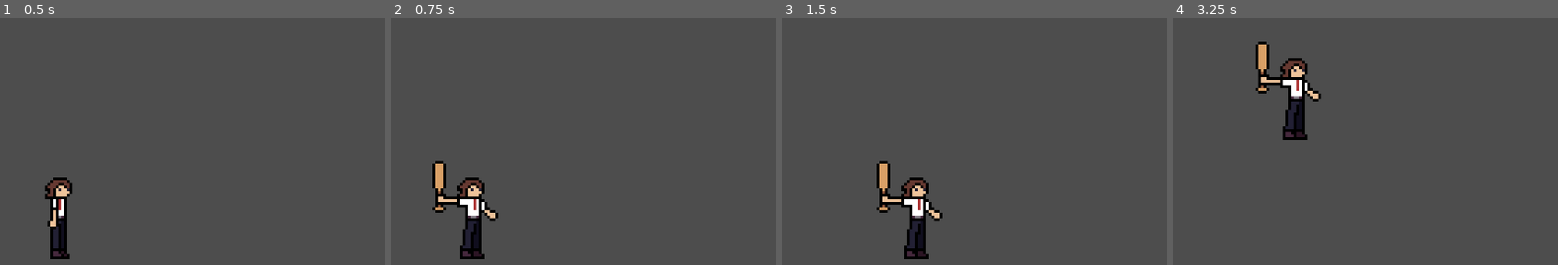
Above: before the commit, frames 1-4 (left to right).
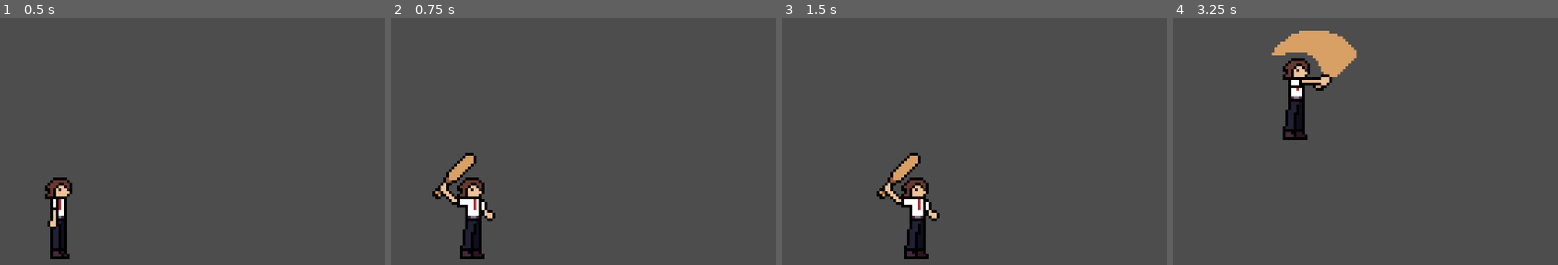
Above: after the commit, the same moments.

Repository: TroyGrogan/The-World-Is-Ending-And-Work-Starts-At-9
Game: Godot game, scene res://scenes/game.tscn
Same seed, same stepped clock (60 frames per second), same inputs: the game is played once before the commit and once after it.
Inputs (mouse positions are in pixels of both pictures, inside the frame that each line leads up to):
- Up to frame 1 (0.5 s): no input
- Up to frame 2 (0.75 s): tap Enter at 0.5 s; move the mouse to (622, 185) at 0.52 s; hold Right (move_right) from 0.53 s (still down); click (622, 185) at 0.6 s
- Up to frame 3 (1.5 s): keep holding Right (move_right); tap Space (jump) at 0.77, 1.07 s; right-click (1013, 185) at 0.8 s; move the mouse to (outside the picture) at 1.27 s; right-click (outside the picture) at 1.35 s
- Up to frame 4 (3.25 s): tap Space (jump) at 1.52, 1.55, 1.82, 2.1, 3.02 s; move the mouse to (1311, 109) at 2.02 s; release Right (move_right) at 2.03 s; hold Left (move_left) 2.03-2.78 s; click (1311, 109) at 2.3 s; move the mouse to (outside the picture) at 2.77 s; hold Right (move_right) from 2.78 s (still down); click (outside the picture) at 2.85 s; right-click (outside the picture) at 3.05 s

Frame 1 is identical in both runs. In frame 2, 1.4% of the frame differs, in the area x 10-28%, y 54-83%; in frame 3, 1.4%; in frame 4, 4.0%, in the area x 21-48%, y 5-34%.

Commit message:
added attack area

Diff:
--- a/twieawsa9/scenes/player.tscn
+++ b/twieawsa9/scenes/player.tscn
@@ -133,9 +133,9 @@
 "duration": 1.0,
 "texture": SubResource("AtlasTexture_vuy5t")
 }],
-"loop": true,
+"loop": false,
 "name": &"attack_1",
-"speed": 10.0
+"speed": 17.0
 }, {
 "frames": [{
 "duration": 1.0,
@@ -156,9 +156,9 @@
 "duration": 1.0,
 "texture": SubResource("AtlasTexture_2v067")
 }],
-"loop": true,
+"loop": false,
 "name": &"attack_2",
-"speed": 10.0
+"speed": 17.0
 }, {
 "frames": [{
 "duration": 1.0,
@@ -225,14 +225,33 @@
 radius = 2.0
 height = 28.0
 
+[sub_resource type="RectangleShape2D" id="RectangleShape2D_wxfu5"]
+size = Vector2(16, 15)
+
+[sub_resource type="RectangleShape2D" id="RectangleShape2D_sun8u"]
+size = Vector2(16.5, 13)
+
 [node name="Player" type="CharacterBody2D"]
 script = ExtResource("1_o7x2k")
 
 [node name="AnimatedSprite2D" type="AnimatedSprite2D" parent="."]
 position = Vector2(1, -20)
 sprite_frames = SubResource("SpriteFrames_2uman")
-animation = &"walk"
+animation = &"idle"
 
 [node name="CollisionShape2D" type="CollisionShape2D" parent="."]
 position = Vector2(0, -15)
 shape = SubResource("CapsuleShape2D_kn6dv")
+
+[node name="AttackArea_1" type="Area2D" parent="."]
+
+[node name="CollisionShape2D" type="CollisionShape2D" parent="AttackArea_1"]
+position = Vector2(13, -24.5)
+shape = SubResource("RectangleShape2D_wxfu5")
+disabled = true
+
+[node name="AttackArea_2" type="Area2D" parent="."]
+
+[node name="CollisionShape2D" type="CollisionShape2D" parent="AttackArea_2"]
+position = Vector2(15.25, -15.5)
+shape = SubResource("RectangleShape2D_sun8u")
--- a/twieawsa9/scripts/player.gd
+++ b/twieawsa9/scripts/player.gd
@@ -1,57 +1,58 @@
 extends CharacterBody2D
-
 
 const SPEED = 130.0
 const JUMP_VELOCITY = -300.0
 
 @onready var animated_sprite = $AnimatedSprite2D
+@onready var attack_area_1 = $AttackArea_1  # Reference to AttackArea_1 node
+@onready var attack_area_2 = $AttackArea_2  # Reference to AttackArea_2 node
+
 var is_attacking = false
 var attack_timer = 0.0
 const ATTACK_DURATION = 0.6
+
+func _ready():
+	$AttackArea_1/CollisionShape2D.disabled = true  # Disable attack collision by default
+	$AttackArea_2/CollisionShape2D.disabled = true  # Disable attack collision by default
 
 func _physics_process(delta):
 	# Handle attack timing
 	if is_attacking:
 		attack_timer -= delta
 		if attack_timer <= 0:
-			is_attacking = false
+			end_attack()
 
 	# Handle attacks
 	if not is_attacking:
 		if Input.is_action_just_pressed("attack_1"):
-			is_attacking = true
-			attack_timer = ATTACK_DURATION
-			animated_sprite.play("attack_1")
-			# Call a function to handle attack logic (e.g., dealing damage)
-			perform_attack(1)
+			start_attack(1)
 		elif Input.is_action_just_pressed("attack_2"):
-			is_attacking = true
-			attack_timer = ATTACK_DURATION
-			animated_sprite.play("attack_2")
-			perform_attack(2)
+			start_attack(2)
 
-	# Add the gravity.
+	# Add gravity
 	if not is_on_floor():
 		velocity += get_gravity() * delta
 
-# Handle movement only if not attacking
+	# Handle movement and sprite flipping
 	if not is_attacking:
-		# Handle jump.
+		# Handle jump
 		if Input.is_action_just_pressed("jump") and is_on_floor():
 			velocity.y = JUMP_VELOCITY
 
-		# Get the input direction and handle the movement/deceleration.
-		# As good practice, you should replace UI actions with custom gameplay actions.
+		# Get input direction
 		var direction = Input.get_axis("move_left", "move_right")
 
+		# Flip sprite and adjust attack area positions based on direction
+		if direction > 0:  # Moving right
+			animated_sprite.flip_h = false
+			attack_area_1.scale.x = 1  # Reset the attack area scale to normal
+			attack_area_2.scale.x = 1
+		elif direction < 0:  # Moving left
+			animated_sprite.flip_h = true
+			attack_area_1.scale.x = -1  # Flip the attack area horizontally
+			attack_area_2.scale.x = -1  # Flip the attack area horizontally
 
-		# Flip the sprite
-		if direction > 0:
-			animated_sprite.flip_h = false
-		elif direction < 0:
-				animated_sprite.flip_h = true
-
-		#Play animations
+		# Play movement animations
 		if is_on_floor():
 			if direction == 0:
 				animated_sprite.play("idle")
@@ -60,6 +61,7 @@
 		else:
 			animated_sprite.play("jump")
 
+		# Move character
 		if direction != 0:
 			velocity.x = direction * SPEED
 		else:
@@ -70,10 +72,20 @@
 
 	move_and_slide()
 
-func perform_attack(attack_type):
-	# Placeholder for attack logic
-	# You can add collision detection, damage dealing, etc.
+# Start the attack (called when the player initiates an attack)
+func start_attack(attack_type):
+	is_attacking = true
+	attack_timer = ATTACK_DURATION
 	if attack_type == 1:
-		print("Performed Attack 1")
+		$AttackArea_1/CollisionShape2D.disabled = false  # Enable the attack area for attack 1
+		animated_sprite.play("attack_1")
 	elif attack_type == 2:
-		print("Performed Attack 2")
+		$AttackArea_2/CollisionShape2D.disabled = false  # Enable the attack area for attack 2
+		animated_sprite.play("attack_2")
+
+# End the attack (called when the attack timer runs out)
+func end_attack():
+	is_attacking = false
+	$AttackArea_1/CollisionShape2D.disabled = true  # Disable the attack area 1
+	$AttackArea_2/CollisionShape2D.disabled = true  # Disable the attack area 2
+	animated_sprite.play("idle")  # Return to idle animation
Not shown: 1 places in twieawsa9/scenes/player.tscn that only renumber resources
